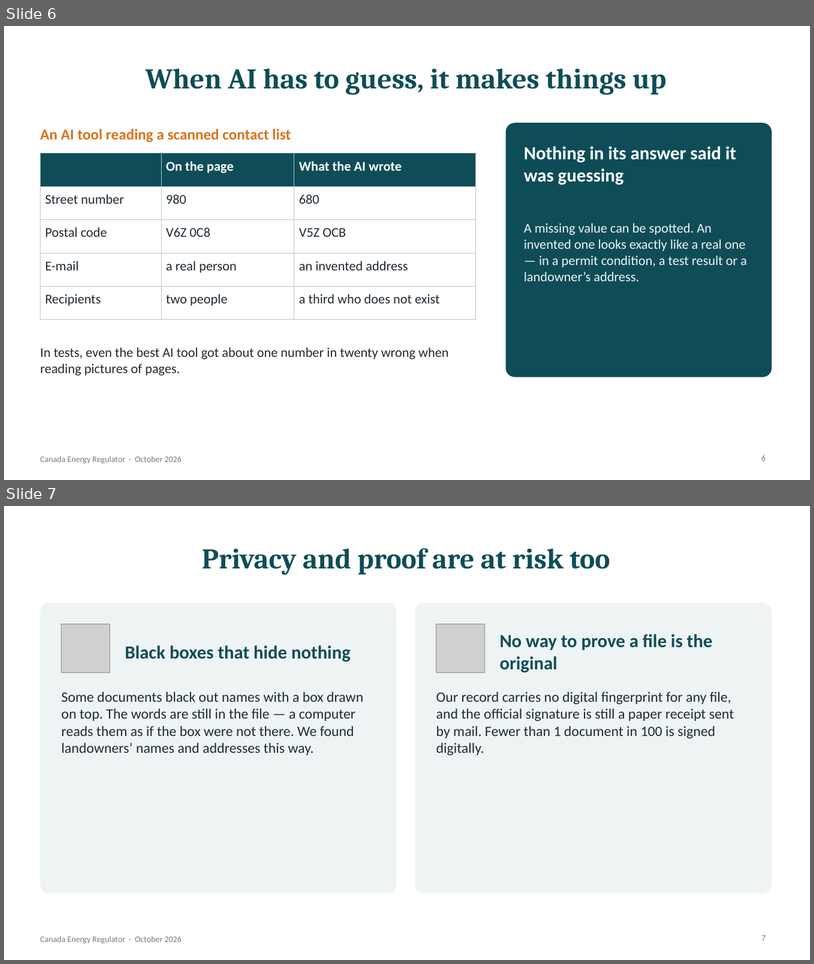
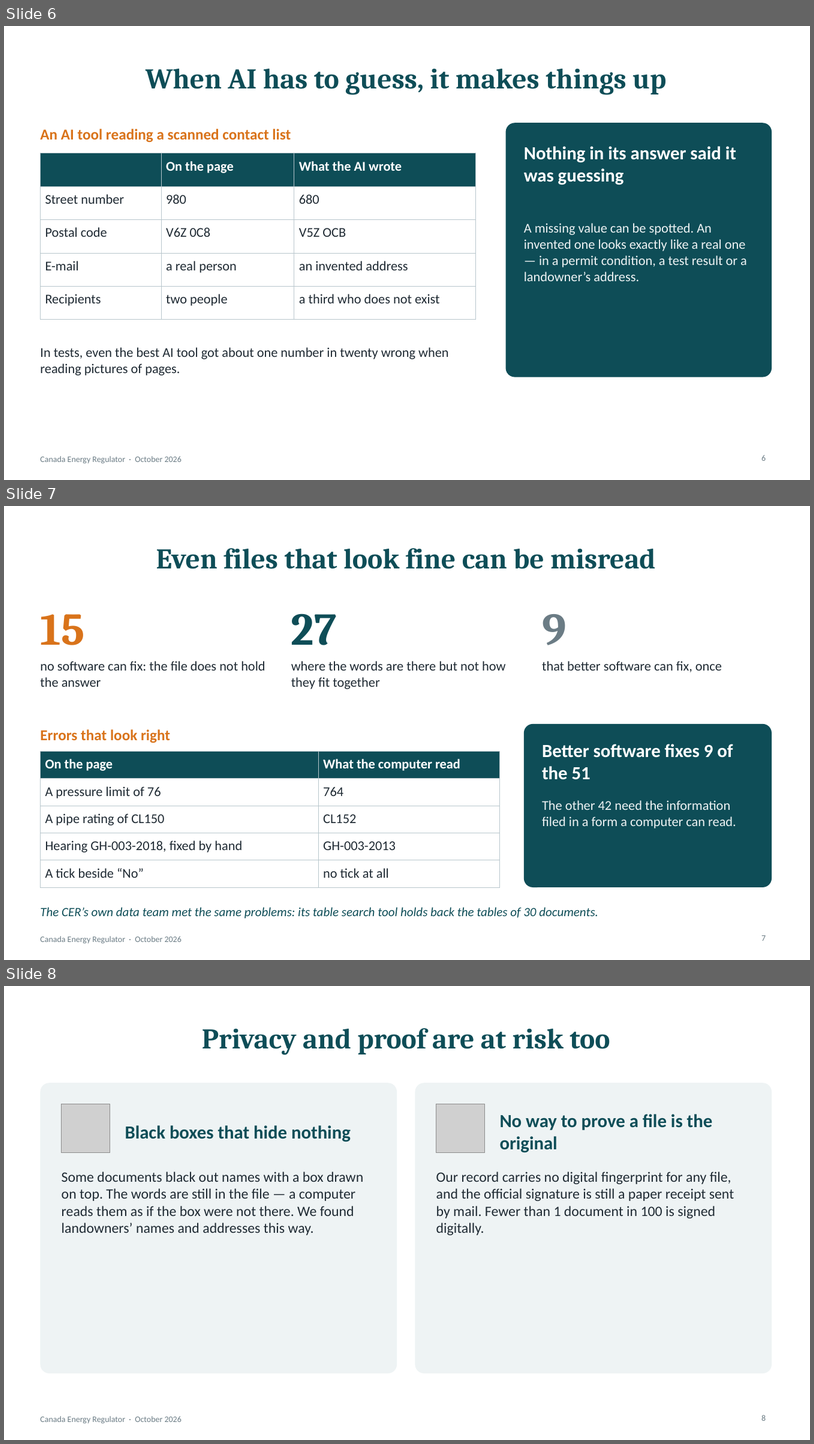
Before and after one commit to jasonvriends/cer-regdocs5, a slide deck: docs/ceo-deck/Getting our filings ready for AI.pptx. Shown one above the other, each under a label of ours: slides 6 and 7 before the commit, slides 6, 7 and 8 after it. The pictures are 814x964 and 814x1444 pixels, drawn with LibreOffice and Linux fonts; fonts in the diff are those of the drawing; grey boxes stand for pictures. Boxes give left, top, right and bottom in pixels: in the first picture for what was removed or moved away, otherwise in the second. Text is boxed around its words. In the diff, an @@ line names an element or a change of style, - is before the commit and + after.

Commit message:
Executive PowerPoint: slide 7, even files that look fine can be misread
51 kinds of error (15 beyond any software, 27 partly, 9 fixable), the errors
that look right and BERDI, in the deck's plain voice; sources added.

```diff
--- a/docs/ceo-deck/Getting our filings ready for AI.pptx
+++ b/docs/ceo-deck/Getting our filings ready for AI.pptx
@@ slide 7 added at [4,506,810,960], background #FFFFFF; not listed: 1 template element that a slide beside it also shows @@
@@ title added at [156,548,656,569], 34 pt, text #0E4D57, bold @@
+Even files that look fine can be misread
@@ text added at [291,613,337,645], 54 pt, text #0E4D57, bold @@
+27
@@ text added at [40,614,84,645], 54 pt, text #D9731A, bold @@
+15
@@ text added at [542,614,566,645], 54 pt, text #6B7C85, bold @@
+9
@@ text added at [40,661,265,687], 16 pt, text #1F2A33 @@
+no software can fix: the file does not hold the answer
@@ text added at [291,661,506,689], 16 pt, text #1F2A33 @@
+where the words are there but not how they fit together
@@ text added at [542,661,722,672], 16 pt, text #1F2A33 @@
+that better software can fix, once
@@ text added at [40,729,170,743], 18 pt, text #D9731A, bold @@
+Errors that look right
@@ rounded rectangle added at [524,724,772,887], fill #0E4D57 @@
@@ table added at [40,751,500,880], 5 rows, 2 columns @@
+On the page | What the computer read
+A pressure limit of 76 | 764
+A pipe rating of CL150 | CL152
+Hearing GH-003-2018, fixed by hand | GH-003-2013
+A tick beside “No” | no tick at all
@@ text added at [542,744,733,780], 22 pt, text #FFFFFF, bold @@
+Better software fixes 9 of the 51
@@ text added at [542,800,737,828], 16 pt, text #EEF3F4 @@
+The other 42 need the information filed in a form a computer can read.
@@ text added at [40,907,599,918], 15 pt, text #0E4D57, italic @@
+The CER’s own data team met the same problems: its table search tool holds back the tables of 30 documents.
@@ page number added at [762,935,766,940], 10 pt, text #6B7C85 @@
+7
@@ what was slide 7 is now slide 8 @@
@@ page number at [762,1414,766,1420]: text changed @@
-7
+8
```
Also in this commit, not shown: 2 other files.
